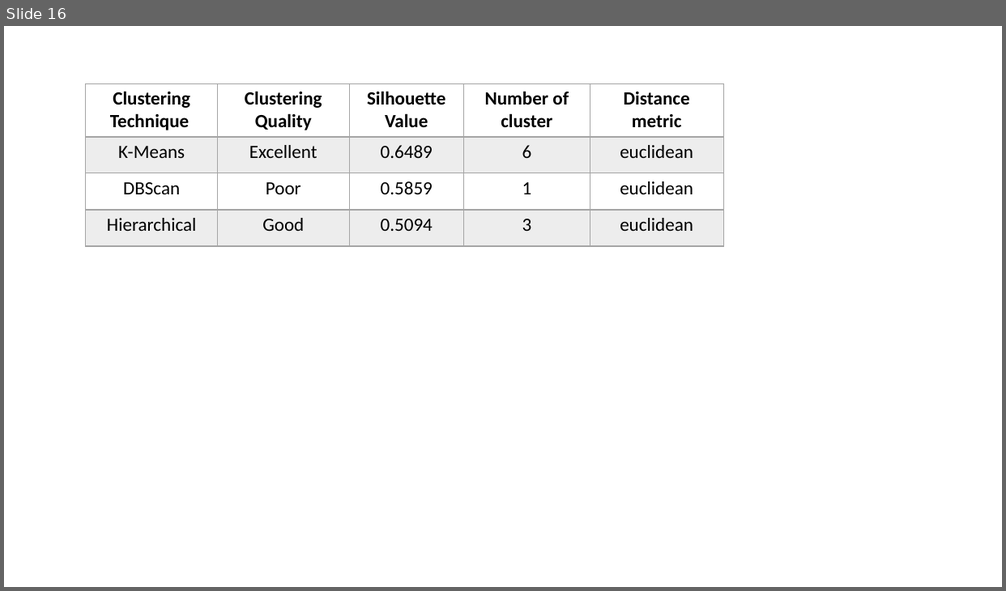
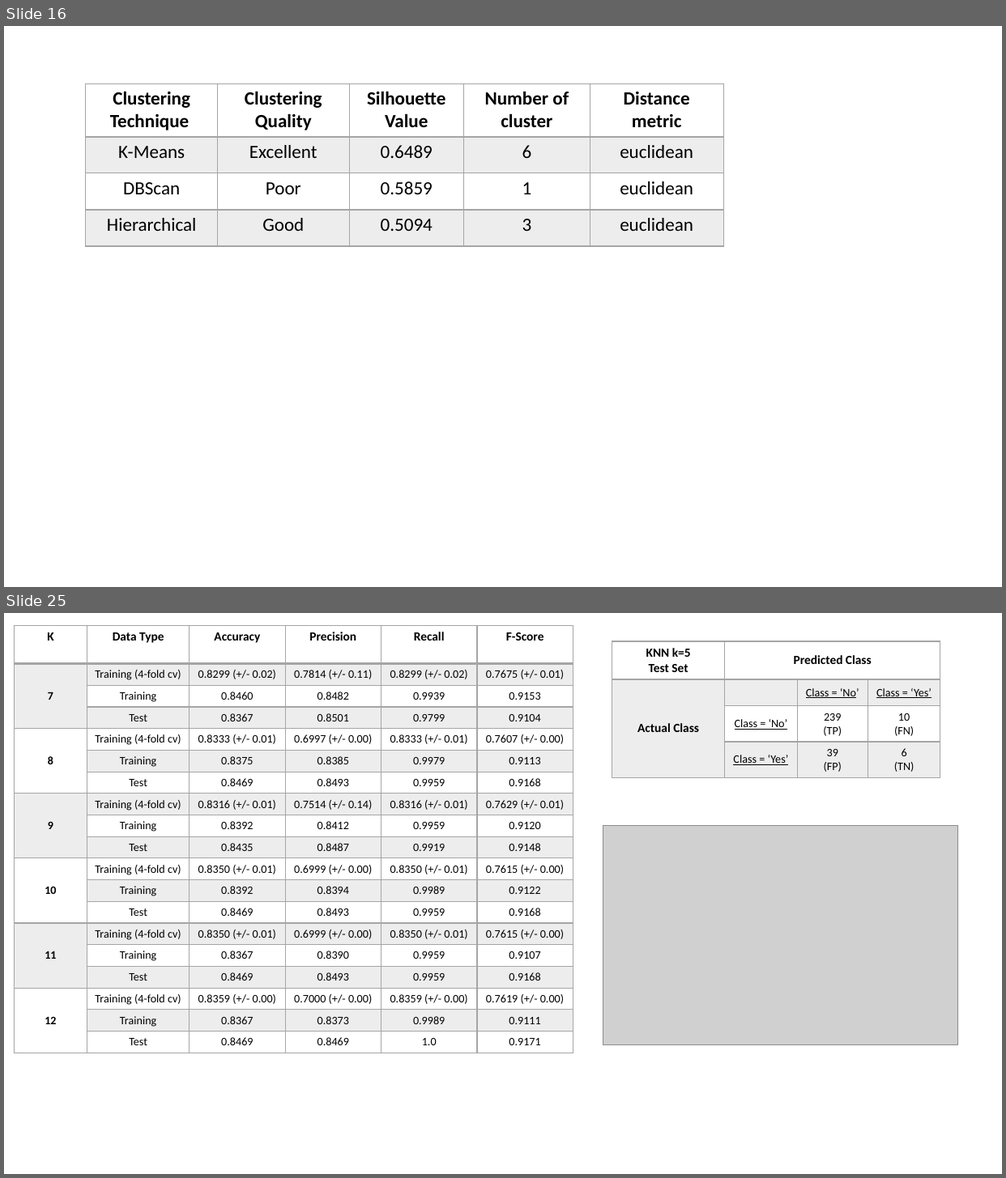
Before and after one commit to samucucchi/DataMining-1, a slide deck: Report/imgs/Presentazione standard1.pptx. Shown one above the other, each under a label of ours: slide 16 before the commit, slides 16 and 25 after it; the slides between them are not shown. The pictures are 1006x591 and 1006x1178 pixels, drawn with LibreOffice and Linux fonts; fonts in the diff are those of the drawing; grey boxes stand for pictures. Boxes give left, top, right and bottom in pixels: in the first picture for what was removed or moved away, otherwise in the second. Text is boxed around its words. In the diff, an @@ line names an element or a change of style, - is before the commit and + after.

Commit message:
classification

```diff
--- a/Report/imgs/Presentazione standard1.pptx
+++ b/Report/imgs/Presentazione standard1.pptx
@@ slide 25 added at [4,613,1002,1174], background #FFFFFF @@
@@ table added at [14,626,572,1049], 19 rows, 6 columns @@
+K | Data Type | Accuracy | Precision | Recall | F-Score
+7 | Training (4-fold cv) | 0.8299 (+/- 0.02) | 0.7814 (+/- 0.11) | 0.8299 (+/- 0.02) | 0.7675 (+/- 0.01)
+ | Training | 0.8460 | 0.8482 | 0.9939 | 0.9153
+ | Test | 0.8367 | 0.8501 | 0.9799 | 0.9104
+8 | Training (4-fold cv) | 0.8333 (+/- 0.01) | 0.6997 (+/- 0.00) | 0.8333 (+/- 0.01) | 0.7607 (+/- 0.00)
+ | Training | 0.8375 | 0.8385 | 0.9979 | 0.9113
+ | Test | 0.8469 | 0.8493 | 0.9959 | 0.9168
+9 | Training (4-fold cv) | 0.8316 (+/- 0.01) | 0.7514 (+/- 0.14) | 0.8316 (+/- 0.01) | 0.7629 (+/- 0.01)
+ | Training | 0.8392 | 0.8412 | 0.9959 | 0.9120
+ | Test | 0.8435 | 0.8487 | 0.9919 | 0.9148
+10 | Training (4-fold cv) | 0.8350 (+/- 0.01) | 0.6999 (+/- 0.00) | 0.8350 (+/- 0.01) | 0.7615 (+/- 0.00)
+ | Training | 0.8392 | 0.8394 | 0.9989 | 0.9122
+ | Test | 0.8469 | 0.8493 | 0.9959 | 0.9168
+11 | Training (4-fold cv) | 0.8350 (+/- 0.01) | 0.6999 (+/- 0.00) | 0.8350 (+/- 0.01) | 0.7615 (+/- 0.00)
+ | Training | 0.8367 | 0.8390 | 0.9959 | 0.9107
+ | Test | 0.8469 | 0.8493 | 0.9959 | 0.9168
+12 | Training (4-fold cv) | 0.8359 (+/- 0.00) | 0.7000 (+/- 0.00) | 0.8359 (+/- 0.00) | 0.7619 (+/- 0.00)
+ | Training | 0.8367 | 0.8373 | 0.9989 | 0.9111
+ | Test | 0.8469 | 0.8469 | 1.0 | 0.9171
@@ table added at [612,641,940,776], 4 rows, 4 columns @@
+KNN k=5 / Test Set | Predicted Class |  | 
+Actual Class |  | Class = ‘No’ | Class = ‘Yes’
+ | Class = ‘No’ | 239 / (TP) | 10 / (FN)
+ | Class = ‘Yes’ | 39 / (FP) | 6 / (TN)
@@ picture added at [603,825,957,1045] @@
```
Also in this commit, not shown: 1 slide changed, 9 other slides added, 18 other files.
